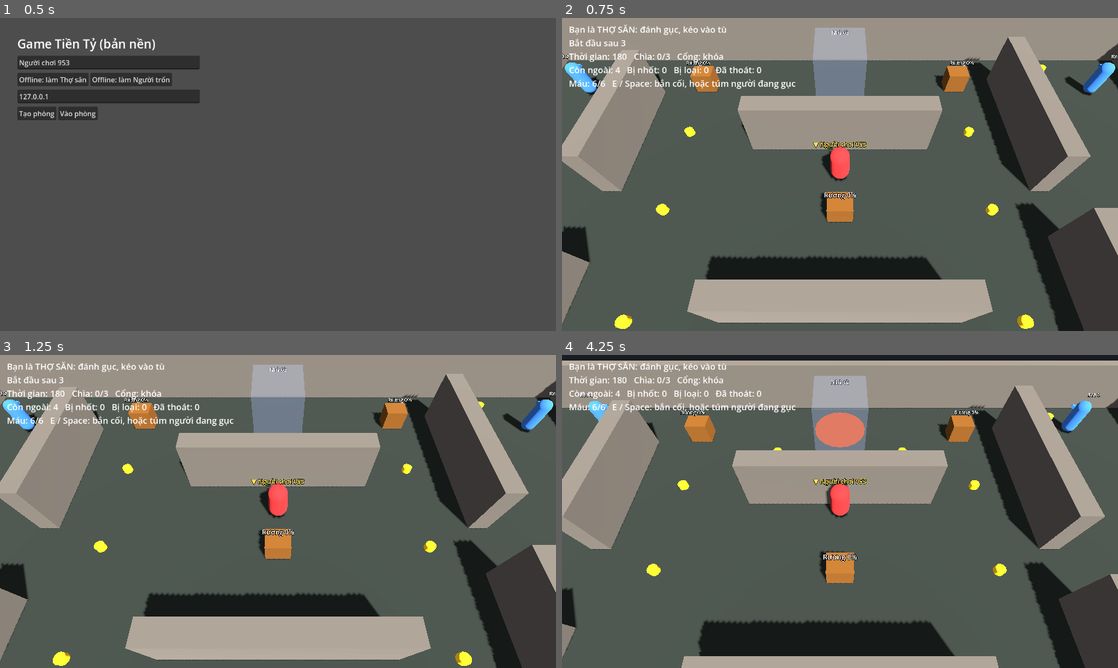
Above: before the commit, frames 1-4 (two rows, left to right).
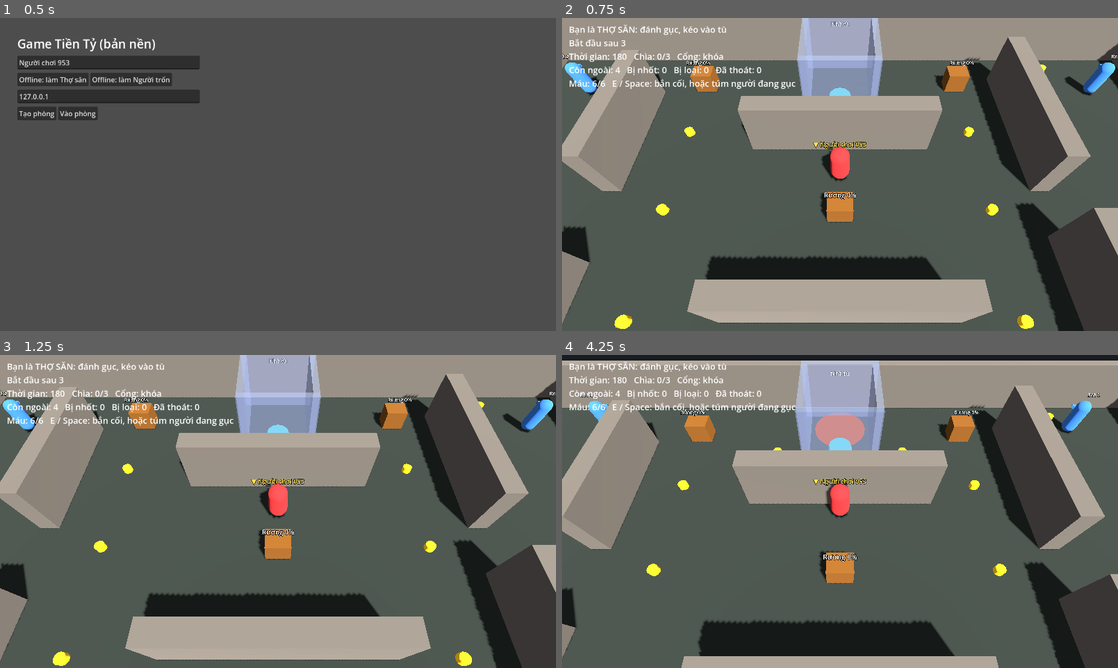
Above: after the commit, the same moments.

Repository: quanace11/gametienty
Game: Godot game, scene res://main.tscn
Same seed, same stepped clock (60 frames per second), same inputs: the game is played once before the commit and once after it.
Inputs:
- Up to frame 1 (0.5 s): no input
- Up to frame 2 (0.75 s): click "Offline: làm Thợ săn" at 0.5 s
- Up to frame 3 (1.25 s): no input
- Up to frame 4 (4.25 s): tap Enter at 1.25, 2.75 s; hold D (move_right) 1.28-2.03 s; tap E (interact) at 1.35, 2.3, 2.85, 3.8 s; tap Space at 1.52, 2, 2.27, 3.5, 3.77 s; hold S (move_down) 2.03-2.78 s; tap Shift (dash) at 2.1 s; hold D (move_right) 2.78-3.53 s; hold W (move_up) from 3.53 s (still down); tap Q at 3.6 s

Frame 1 is identical in both runs. In frame 2, 2.8% of the frame differs, in the area x 42-58%, y 0-25%; in frame 3, 2.8%; in frame 4, 3.4%, in the area x 41-59%, y 1-31%.

Commit message:
Objects + AI: nhà tù tường cao 3 m, đệm lò xo bật ra khỏi tù, bot biết thoát tù
Co-Authored-By: Claude Opus 5.5 (1M context) <noreply@anthropic.com>
Claude-Session: https://claude.ai/code/session_01PZHPhokRVwCGpRS8Jn3sKo

Diff:
--- a/AI/bot_input_source.gd
+++ b/AI/bot_input_source.gd
@@ -12,7 +12,8 @@
 ## thì tới gần để ném; tiền gần mà thợ săn xa thì nhặt; còn lại đi cạy rương
 ## và căn vòng (không phải lúc nào cũng trúng). Thợ săn lại gần thì né. Ai cần
 ## cứu lọt vào tầm ném thì ném luôn. Thợ săn đang kéo người hoặc đuổi sát
-## thì bắn súng lục.
+## thì bắn súng lục. Được cứu mà còn kẹt trong tường nhà tù thì bước lên
+## đệm lò xo để bật ra.
 
 const FLEE_DIST := 3.6 # mét
 const SAFE_TO_RESCUE_DIST := 6.0 # thợ săn xa hơn chừng này mới đi cứu
@@ -23,6 +24,7 @@
 const THINK_INTERVAL := 0.1 # bot nghĩ 10 lần/giây (đỡ tốn CPU server), giữa hai lần giữ nguyên nút
 const COIN_GRAB_DIST := 5.0 # tiền trong bán kính này thì ghé nhặt
 const SHOOT_DIST := 8.0 # thợ săn bắn cối khi người trốn gần hơn chừng này
+const PRISON_INSIDE := 1.7 # mét từ giữa nhà tù: đang kẹt trong tường
 ## Tỉ lệ bot căn vòng: trúng vùng đậm / vùng mờ, còn lại trượt.
 const QTE_PERFECT_CHANCE := 0.65
 const QTE_GOOD_CHANCE := 0.25
@@ -82,11 +84,12 @@
 
 	var target := me
 	var act := false # tới nơi thì bấm nút
+	var arrive := ARRIVE_DIST
 	if entity.is_hunter():
 		if rec.carrying_id != 0:
 			target = _nearest(_positions(GameTypes.GROUP_PRISONS), me)
 		else:
-			var downed := _escapees_in(GameTypes.PlayerState.DOWNED)
+			var downed := _reachable_downed()
 			var victims := downed if not downed.is_empty() else _escapees_where(func(e: EntityBase) -> bool:
 				return GameTypes.is_active(e.state))
 			target = _nearest(victims.map(func(e: EntityBase) -> Vector2: return e.flat_position()), me)
@@ -97,7 +100,7 @@
 				_interact = true # bắn cối; người gục trong tầm túm thì nhân vật ưu tiên túm
 	else:
 		var hunter_dist := _hunter_distance(me)
-		var downed := _escapees_in(GameTypes.PlayerState.DOWNED).filter(func(e: EntityBase) -> bool: return e != entity)
+		var downed := _reachable_downed().filter(func(e: EntityBase) -> bool: return e != entity)
 		var medkit_slot := rec.deck.find(GameTypes.ItemType.MEDKIT)
 		var has_medkit: bool = medkit_slot >= 0 and rec.coins >= rules.catalog[GameTypes.ItemType.MEDKIT]["cost"]
 		var captured := _escapees_where(func(e: EntityBase) -> bool:
@@ -111,6 +114,9 @@
 			_use_items(rules, rec, not in_range.is_empty(), hunter_dist)
 		if entity.state == GameTypes.PlayerState.DOWNED:
 			target = me # đang ngã thì chỉ bò né thợ săn
+		elif _inside_prison(me):
+			target = _nearest(_positions(GameTypes.GROUP_JUMP_PADS), me)
+			arrive = 0.05 # phải giẫm hẳn lên đệm
 		elif rules.gate_open or rules.gate_opening_left > 0.0:
 			target = _nearest(_positions(GameTypes.GROUP_EXIT_GATES), me)
 		elif not downed.is_empty() and hunter_dist > SAFE_TO_RESCUE_DIST:
@@ -126,7 +132,7 @@
 			target = _nearest(safes.map(func(s: Node3D) -> Vector2: return _flat(s.global_position)), me)
 
 	var to_target := target - me
-	var dir := to_target.normalized() if to_target.length() > ARRIVE_DIST else Vector2.ZERO
+	var dir := to_target.normalized() if to_target.length() > arrive else Vector2.ZERO
 	if act and to_target.length() <= ACT_DIST:
 		_interact = true
 		dir = to_target.normalized() * 0.2 # quay mặt về mục tiêu để đòn trúng
@@ -193,6 +199,19 @@
 		_qte_done = true
 
 
+## Người gục mà đi bộ tới được (không nằm trong tường nhà tù).
+func _reachable_downed() -> Array:
+	return _escapees_in(GameTypes.PlayerState.DOWNED).filter(func(e: EntityBase) -> bool:
+		return not _inside_prison(e.flat_position()))
+
+
+func _inside_prison(me: Vector2) -> bool:
+	for p: Vector2 in _positions(GameTypes.GROUP_PRISONS):
+		if me.distance_to(p) < PRISON_INSIDE:
+			return true
+	return false
+
+
 func _near_coins(me: Vector2) -> Array:
 	return entity.get_tree().get_nodes_in_group(GameTypes.GROUP_COINS).filter(
 		func(c: Interactable) -> bool: return GameState.rules.coins.has(c.interactable_id) \
--- a/Core/types/game_types.gd
+++ b/Core/types/game_types.gd
@@ -48,6 +48,7 @@
 const GROUP_EXIT_GATES := &"exit_gates"
 const GROUP_PRISONS := &"prisons"
 const GROUP_COINS := &"coins"
+const GROUP_JUMP_PADS := &"jump_pads" ## Node3D đệm lò xo (trong nhà tù, đặt từ bộ bài): bot tìm đường thoát
 
 ## Bot dùng id âm (-1, -2, ...), người thật dùng peer id của Godot (luôn dương).
 static func is_bot_id(id: int) -> bool:
--- a/Items/placed/jump_pad_node.gd
+++ b/Items/placed/jump_pad_node.gd
@@ -14,6 +14,7 @@
 
 func _ready() -> void:
 	super()
+	add_to_group(GameTypes.GROUP_JUMP_PADS)
 	var shape := CollisionShape3D.new()
 	var cyl := CylinderShape3D.new()
 	cyl.radius = RADIUS
--- a/Objects/maps/test_map.gd
+++ b/Objects/maps/test_map.gd
@@ -20,6 +20,7 @@
 ]
 ## 2 cổng ở hai đầu đối diện.
 const EXIT_GATES := [Vector3(0.8, 0, 10), Vector3(31.2, 0, 10)]
+## Nhà tù tường cao 3 m, chỉ đệm lò xo bay qua được.
 const PRISONS := [Vector3(16, 0, 2.6), Vector3(16, 0, 17.4)]
 const HUNTER_SPAWN := Vector3(16, 0.05, 8.2)
 const ESCAPEE_SPAWNS: Array[Vector3] = [
@@ -61,9 +62,10 @@
 		coin.position = COIN_SPOTS[i]
 		add_child(coin)
 	for i in PRISONS.size():
-		var prison: Interactable = PrisonScript.new()
+		var prison: Prison = PrisonScript.new()
 		prison.interactable_id = i
 		prison.position = PRISONS[i]
+		prison.exit_side = Vector3(0, 0, signf(SIZE.y / 2 - PRISONS[i].z)) # đệm trong tù bắn người về giữa bản đồ
 		add_child(prison)
 	_add_lighting()
 
--- a/Objects/prison.gd
+++ b/Objects/prison.gd
@@ -1,41 +1,102 @@
 class_name Prison
 extends Interactable
-## Nhà tù: thợ săn kéo người trốn bước vào là nhốt. Người bị nhốt mất máu
-## dần (MatchConfig.prison_time), hết thì bị đốt chết; chỉ túi máu cứu được.
-## Chưa có tường cao và đệm lò xo: được cứu thì đi thẳng ra ngoài.
+## Nhà tù: khu tường cao kín, không có cửa. Thợ săn kéo người trốn tới sát
+## tường là nhốt (người bị nhốt bị ném vào giữa). Người bị nhốt mất máu dần
+## (MatchConfig.prison_time), hết thì bị đốt chết; chỉ túi máu ném qua tường
+## cứu được. Được cứu thì vẫn kẹt trong tường (không bị đốt nữa), phải bước
+## lên đệm lò xo trong tù để bật ra ngoài, hoặc tự đặt đệm lò xo của mình.
 
-const SIZE := Vector3(2.4, 2.6, 2.4)
+const INNER := 3.0 # mét, cạnh trong của khu tường
+const WALL_HEIGHT := 3.0 # cao hơn tường thường, chỉ đệm lò xo bay qua được
+const WALL_THICK := 0.3
+const REACH := 1.0 # mét ngoài tường: thợ săn đứng trong khoảng này là nhốt được
+const PAD_RADIUS := 0.6
+const PAD_OFFSET := 0.9 # tâm đệm cách giữa tù, về phía exit_side
+const LAUNCH_UP := 11.0 # m/s, giống đệm lò xo trong bộ bài: đỉnh ~3 m
+const LAUNCH_OUT := 4.5 # m/s, rơi xuống cách tường ~3 m
+const REUSE_TIME := 0.6
+
+## Hướng đệm lò xo bắn người ra (bản đồ đặt trước add_child, nên hướng về giữa bản đồ).
+var exit_side := Vector3(0, 0, 1)
 
 var _label: Label3D
+var _pad: Node3D
+var _last_launch := {} # chỉ server: peer_id -> giây
+
+# Dùng chung cho mọi nhà tù.
+static var _wall_material: StandardMaterial3D
+static var _pad_mesh: CylinderMesh
 
 
 func _ready() -> void:
 	super()
 	add_to_group(GameTypes.GROUP_PRISONS)
+	_build_shared()
+	exit_side = Vector3(exit_side.x, 0, exit_side.z).normalized()
+	var reach := INNER + WALL_THICK * 2 + REACH * 2
 	var shape := CollisionShape3D.new()
 	var box := BoxShape3D.new()
-	box.size = SIZE + Vector3(0.8, 0, 0.8)
+	box.size = Vector3(reach, WALL_HEIGHT, reach)
 	shape.shape = box
-	shape.position.y = SIZE.y / 2
+	shape.position.y = WALL_HEIGHT / 2
 	add_child(shape)
 
-	var mat := StandardMaterial3D.new()
-	mat.albedo_color = Color(0.55, 0.6, 0.75, 0.35)
-	mat.transparency = BaseMaterial3D.TRANSPARENCY_ALPHA
-	var mesh := BoxMesh.new()
-	mesh.size = SIZE
-	mesh.material = mat
-	var mi := MeshInstance3D.new()
-	mi.mesh = mesh
-	mi.position.y = SIZE.y / 2
-	add_child(mi)
+	var half := INNER / 2 + WALL_THICK / 2
+	var long := INNER + WALL_THICK * 2
+	_add_wall(Vector3(0, 0, -half), Vector3(long, WALL_HEIGHT, WALL_THICK))
+	_add_wall(Vector3(0, 0, half), Vector3(long, WALL_HEIGHT, WALL_THICK))
+	_add_wall(Vector3(-half, 0, 0), Vector3(WALL_THICK, WALL_HEIGHT, INNER))
+	_add_wall(Vector3(half, 0, 0), Vector3(WALL_THICK, WALL_HEIGHT, INNER))
+
+	_pad = MeshInstance3D.new()
+	(_pad as MeshInstance3D).mesh = _pad_mesh
+	(_pad as MeshInstance3D).cast_shadow = GeometryInstance3D.SHADOW_CASTING_SETTING_OFF
+	_pad.position = exit_side * PAD_OFFSET + Vector3(0, 0.12, 0)
+	_pad.add_to_group(GameTypes.GROUP_JUMP_PADS)
+	add_child(_pad)
 
 	_label = Label3D.new()
 	_label.billboard = BaseMaterial3D.BILLBOARD_ENABLED
-	_label.position.y = SIZE.y + 0.5
+	_label.position.y = WALL_HEIGHT + 0.5
 	_label.font_size = 48
 	add_child(_label)
 	_refresh()
+
+
+func _add_wall(center: Vector3, size: Vector3) -> void:
+	var body := StaticBody3D.new() # layer 1 mặc định: chặn mọi nhân vật đi bộ
+	body.position = center + Vector3(0, size.y / 2, 0)
+	var shape := CollisionShape3D.new()
+	var box := BoxShape3D.new()
+	box.size = size
+	shape.shape = box
+	body.add_child(shape)
+	var mesh := BoxMesh.new()
+	mesh.size = size
+	mesh.material = _wall_material
+	var mi := MeshInstance3D.new()
+	mi.mesh = mesh
+	mi.cast_shadow = GeometryInstance3D.SHADOW_CASTING_SETTING_OFF
+	body.add_child(mi)
+	add_child(body)
+
+
+static func _build_shared() -> void:
+	if _wall_material:
+		return
+	_wall_material = StandardMaterial3D.new()
+	_wall_material.albedo_color = Color(0.55, 0.6, 0.75, 0.55) # hơi trong để camera trên cao vẫn thấy người bên trong
+	_wall_material.transparency = BaseMaterial3D.TRANSPARENCY_ALPHA
+	var pad_mat := StandardMaterial3D.new()
+	pad_mat.albedo_color = Color(0.2, 0.75, 0.95)
+	pad_mat.emission_enabled = true
+	pad_mat.emission = Color(0.1, 0.4, 0.5)
+	_pad_mesh = CylinderMesh.new()
+	_pad_mesh.top_radius = PAD_RADIUS - 0.05
+	_pad_mesh.bottom_radius = PAD_RADIUS
+	_pad_mesh.height = 0.25
+	_pad_mesh.radial_segments = 12
+	_pad_mesh.material = pad_mat
 
 
 func _process(_delta: float) -> void:
@@ -44,13 +105,19 @@
 
 
 func can_interact(entity: EntityBase) -> bool:
-	return entity.is_hunter()
+	return entity.is_hunter() or GameTypes.is_active(entity.state)
 
 
 func interact_tick(users: Array[EntityBase], _delta: float) -> void:
+	var pad := Vector2(_pad.global_position.x, _pad.global_position.z)
+	var now := Time.get_ticks_msec() / 1000.0
 	for e in users:
-		if GameState.rules.record(e.peer_id).carrying_id != 0:
-			GameState.server_imprison(e.peer_id, interactable_id)
+		if e.is_hunter():
+			if GameState.rules.record(e.peer_id).carrying_id != 0:
+				GameState.server_imprison(e.peer_id, interactable_id)
+		elif e.flat_position().distance_to(pad) <= PAD_RADIUS and now - _last_launch.get(e.peer_id, -10.0) >= REUSE_TIME:
+			_last_launch[e.peer_id] = now
+			e.server_launch(exit_side * LAUNCH_OUT + Vector3.UP * LAUNCH_UP)
 
 
 func _inmates() -> Array:
Not shown, changed: CLAUDE.md
Not shown, changed: Objects/README.md
Not shown, changed: README.md
Not shown, changed: docs/CHU_TRINH_BAT.md
